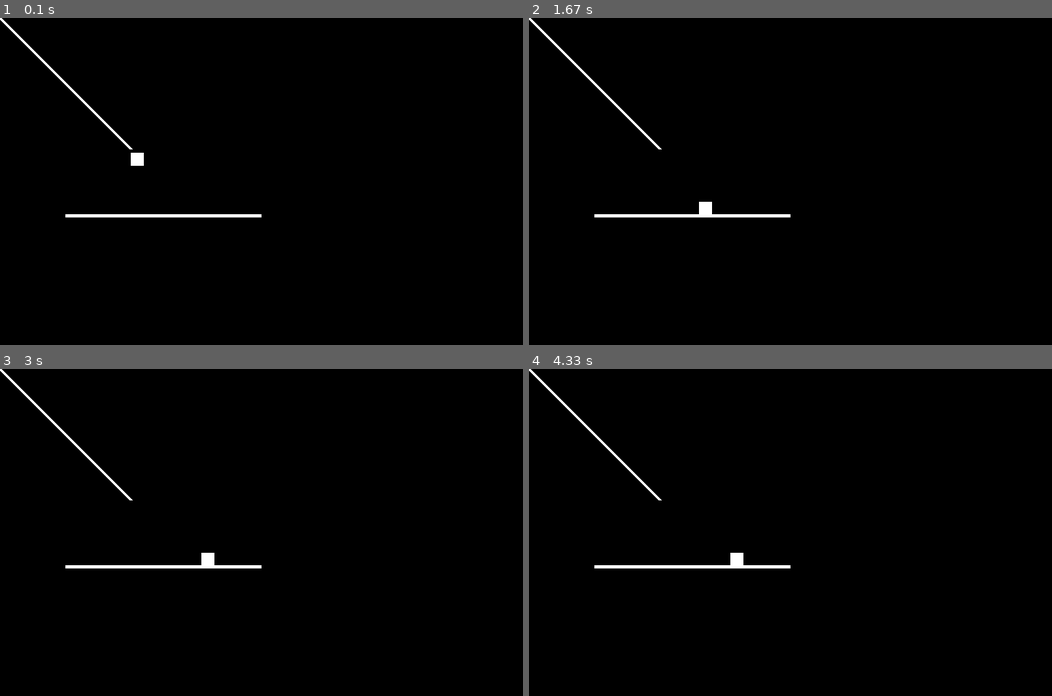
Above: before the commit, frames 1-4 (two rows, left to right).
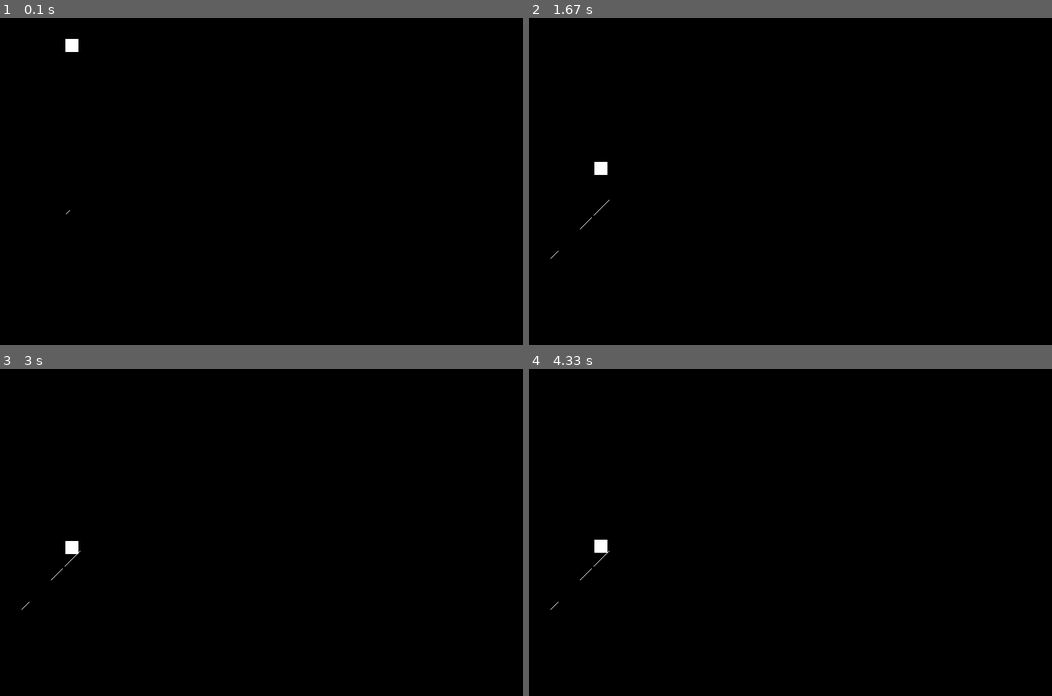
Above: after the commit, the same moments.

Repository: devsalmon/Pygame-Project
Game: pygame game, started from Rider.py
The game is run twice, just before and just after one commit, with the same random seed, the same clock (stepped at 60 frames per second) and the same inputs.
Inputs:
- Up to frame 1 (0.1 s): no input
- Up to frame 2 (1.67 s): tap Space at 0.33, 0.73, 1.03, 1.23, 1.57 s
- Up to frame 3 (3 s): tap Space at 1.87, 2.07, 2.37, 2.63 s
- Up to frame 4 (4.33 s): no input

The runs differ from the first frame. In frame 1, 0.8% of the frame differs, in the area x 0-50%, y 0-61%; in frame 2, 0.8%, in the area x 0-50%, y 0-74%; in frame 3, 0.8%; in frame 4, 0.8%.

Commit message:
Update Rider.py
Tried to get screen to scroll, but not working yet. Player moves forwards at the moment.

Diff:
--- a/Rider.py
+++ b/Rider.py
@@ -3,6 +3,7 @@
 import random
 
 # -- Global Constants
+turnDown = False
 
 #colours
 BLACK = (0,0,0)
@@ -21,7 +22,7 @@
 ## -- Define the class Player which is a sprite
 class Player(pygame.sprite.Sprite):
     # Define the constructor for Player
-    def __init__(self):
+    def __init__(self, xpos, ypos):
 
         # Call the sprite constructor
         super().__init__()
@@ -32,8 +33,8 @@
         self.image.fill(WHITE)
         # Set the position of the sprite
         self.rect = self.image.get_rect()
-        self.rect.x = 200
-        self.rect.y = 200
+        self.rect.x = xpos
+        self.rect.y = ypos
         self.v_gravity = 1
         self.h_speed = 0
 
@@ -42,8 +43,8 @@
         self.rect.y = self.rect.y + self.v_gravity
         #Reset position of Player once off the screen
         if self.rect.y >= size[1]:
-            self.rect.x = 200
-            self.rect.y = 200
+            self.rect.x = 100
+            self.rect.y = 20
     #End Method
 
     def player_set_speed(self, val):
@@ -57,18 +58,31 @@
 
 class Path(pygame.sprite.Sprite):
     # Define the constructor for Path
-    def __init__(self):
+    def __init__(self, xpos, ypos):
 
         # Call the sprite constructor
         super().__init__()
-        self.width = 300
-        self.height = 5
+        self.width = 1
+        self.height = 1
         self.image = pygame.Surface([self.width,self.height])
         self.image.fill(WHITE)
         # Set the position of the sprite
         self.rect = self.image.get_rect()
-        self.rect.x = 100
-        self.rect.y = 300
+        self.rect.x = xpos
+        self.rect.y = ypos
+        self.x_speed = 0
+        self.y_speed = 0
+
+    def update(self):
+        self.rect.x -= self.x_speed
+        self.rect.y += self.y_speed
+
+    def scroll(self, val):
+        self.x_speed = val
+        self.y_speed = val
+    # End Method
+
+# End Path class
 
 # Create a sprite group of all sprites
 all_sprites_group = pygame.sprite.Group()
@@ -76,12 +90,12 @@
 path_group = pygame.sprite.Group()
 
 # Create the Objects
-my_Player = Player()
+my_Player = Player(100, 20)
 all_sprites_group.add(my_Player)
 
-my_Path = Path()
+my_Path = Path(100, 300)
 path_group.add(my_Path)
-all_sprites_group.add(my_Path)
+all_sprites_group.add(my_Player)
 
 # -- Manages how fast screen refreshes
 clock = pygame.time.Clock()
@@ -98,25 +112,64 @@
             done = True
         elif event.type == pygame.KEYDOWN: # - A key is down
             if event.key == pygame.K_SPACE: # - If the left key pressed
-                my_Player.player_set_speed(4) # - Speed set to 4
+                for foo in path_group:
+                    my_Path.rect.x -= 1
+                    my_Path.rect.y += 1
+                #my_Path.scroll(1)
+                #my_Player.player_set_speed(2) # - Speed set to 4
         elif event.type == pygame.KEYUP: # - A key released
             if event.key == pygame.K_SPACE:
+                #my_Path.scroll(0)
                 my_Player.player_set_speed(0) # Speed set to 0
+
                 #Endif
             #Endif
         #Endif
 
 # -- Game logic goes after this comment
 
+    # Path and player collisions
     player_path_collision_group = pygame.sprite.spritecollide(my_Player, path_group, False)
-    for count in player_path_collision_group:
+    #count = 1
+    #for e in player_path_collision_group:
+        #print(count + ":" + e.rect.x)
+        #print(count + ":" + e.rect.y)
+        #print("P:" + my_Player.rect.x + 20)
+        #print(":" + my_Player.rect.y + 20)
+        #count = count + 1
+    if player_path_collision_group:
         my_Player.player_set_v_gravity(0)
+        my_Player.rect.y = my_Player.rect.y - 1
+        #my_Player.rect.y = player_path_collision_group[0].rect.top
+        #my_Player.rect.y - 1
+    else:
+        my_Player.player_set_v_gravity(2)
+
     #Nextcount
 
     # When not touching path, Player should fall
-    if my_Player.rect.x >= 400:
-        my_Player.player_set_v_gravity(2)
+    #if my_Player.rect.x >= 400:
+     #   my_Player.player_set_v_gravity(2)
     #Endif
+
+    # SPAWN RAMP
+    #for count in range(120):
+    if my_Path.rect.y <= 100:
+        turnDown = True
+    if my_Path.rect.y >= 500:
+        turnDown = False
+    if turnDown == False:
+        #Makes ramp go up
+        my_Path = Path(my_Path.rect.x + my_Path.rect.width, my_Path.rect.y - 1)
+        path_group.add(my_Path)
+        all_sprites_group.add(my_Path)
+        #print(my_Player.rect.y)
+    if turnDown == True:
+        #Makes ramp go down
+        my_Path = Path(my_Path.rect.x + my_Path.rect.width, my_Path.rect.y + 1)
+        path_group.add(my_Path)
+        all_sprites_group.add(my_Path)
+    #Nextcount
 
 
 # -- Screen background is BLACK
@@ -127,7 +180,7 @@
 
 # -- Draw here
     all_sprites_group.draw(screen)
-    pygame.draw.line(screen, WHITE, (0,0), (200,200), 5)
+    #pygame.draw.line(screen, WHITE, (0,0), (200,200), 5)
 
 # -- flip display to reveal new position of objects
     pygame.display.flip()
